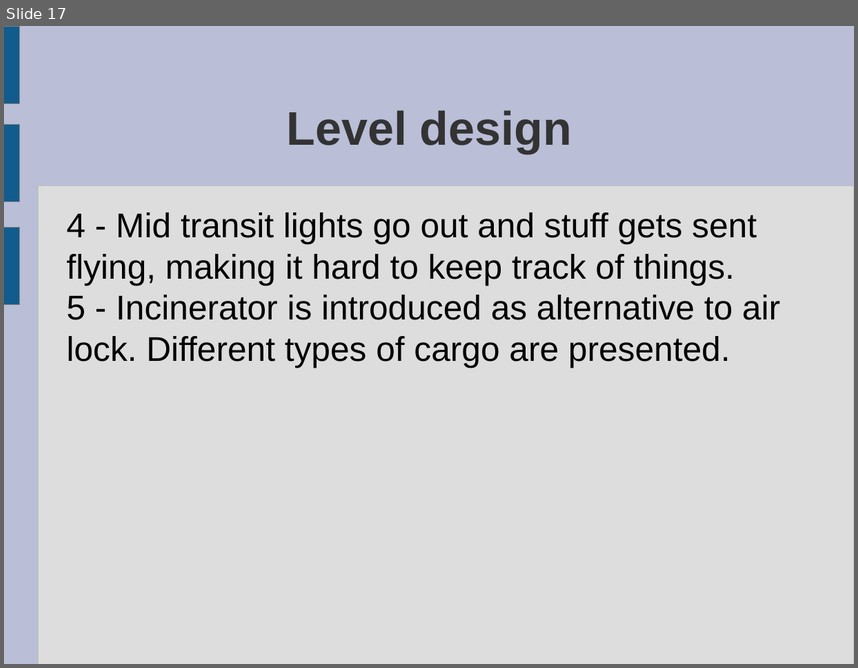
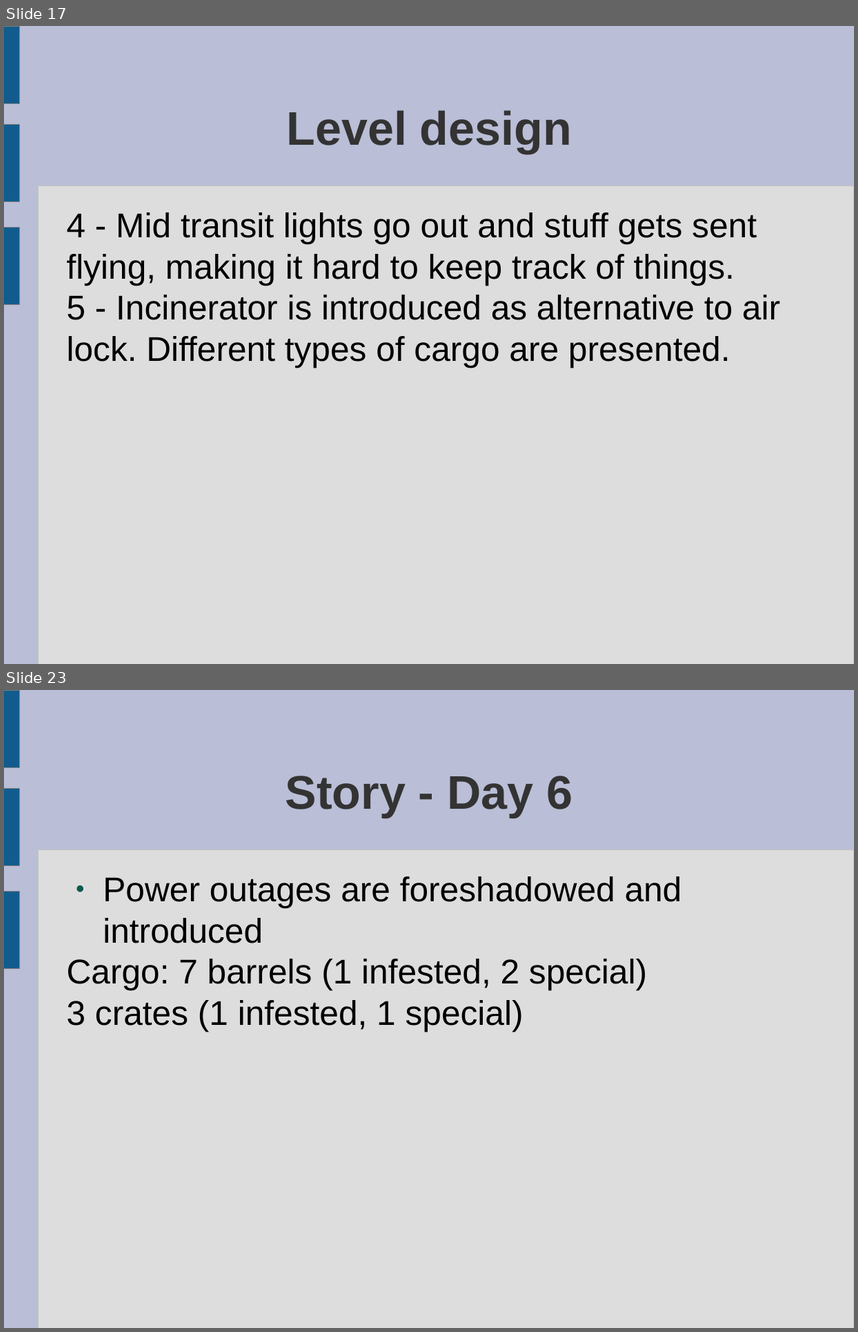
Before and after one commit to ktosox/GWJ67, a slide deck: da_plan.odp. Shown one above the other, each under a label of ours: slide 17 before the commit, slides 17 and 23 after it; the slides between them are not shown. The pictures are 858x668 and 858x1332 pixels, drawn with LibreOffice and Linux fonts; fonts in the diff are those of the drawing. Boxes give left, top, right and bottom in pixels: in the first picture for what was removed or moved away, otherwise in the second. Text is boxed around its words. In the diff, an @@ line names an element or a change of style, - is before the commit and + after.

```diff
--- a/da_plan.odp
+++ b/da_plan.odp
@@ slide 23 added at box(4, 690, 854, 1328), background #BABED6; not listed: 4 template elements that a slide beside it also shows @@
@@ title added at box(286, 776, 573, 818), 44 pt, text #333333, bold @@
+Story - Day 6
@@ text added at box(67, 876, 682, 1031), 32 pt, text #000000 @@
+● Power outages are foreshadowed and introduced
+Cargo: 7 barrels (1 infested, 2 special)
+3 crates (1 infested, 1 special)
```
Also in this commit, not shown: 3 slides changed, 2 other slides added, 1 other file.
